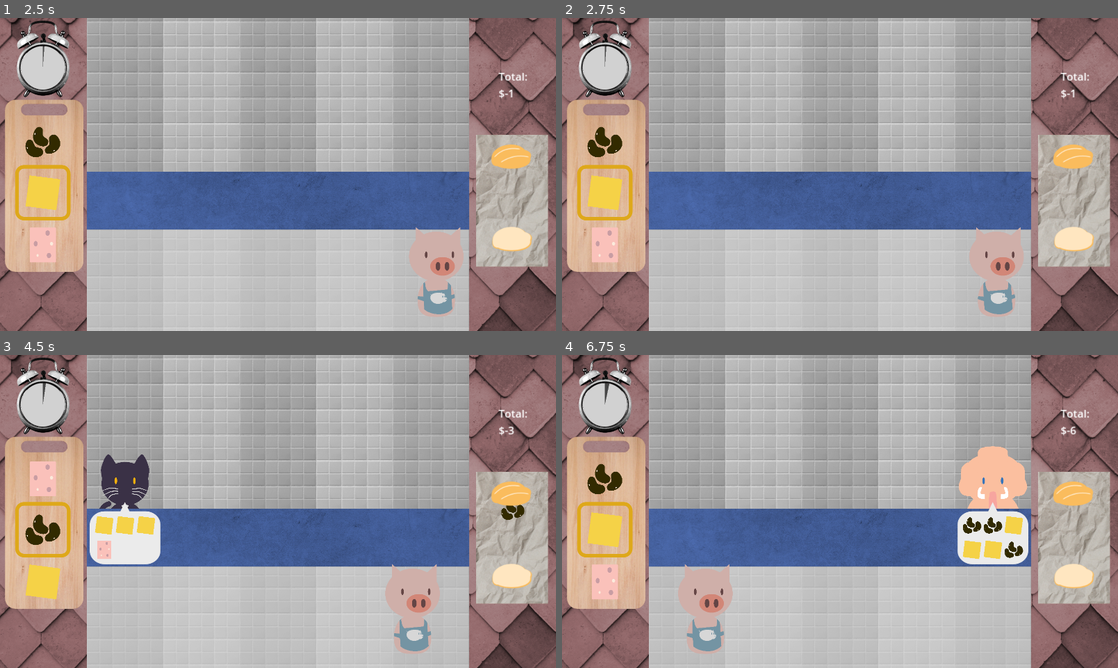
Above: before the commit, frames 1-4 (two rows, left to right).
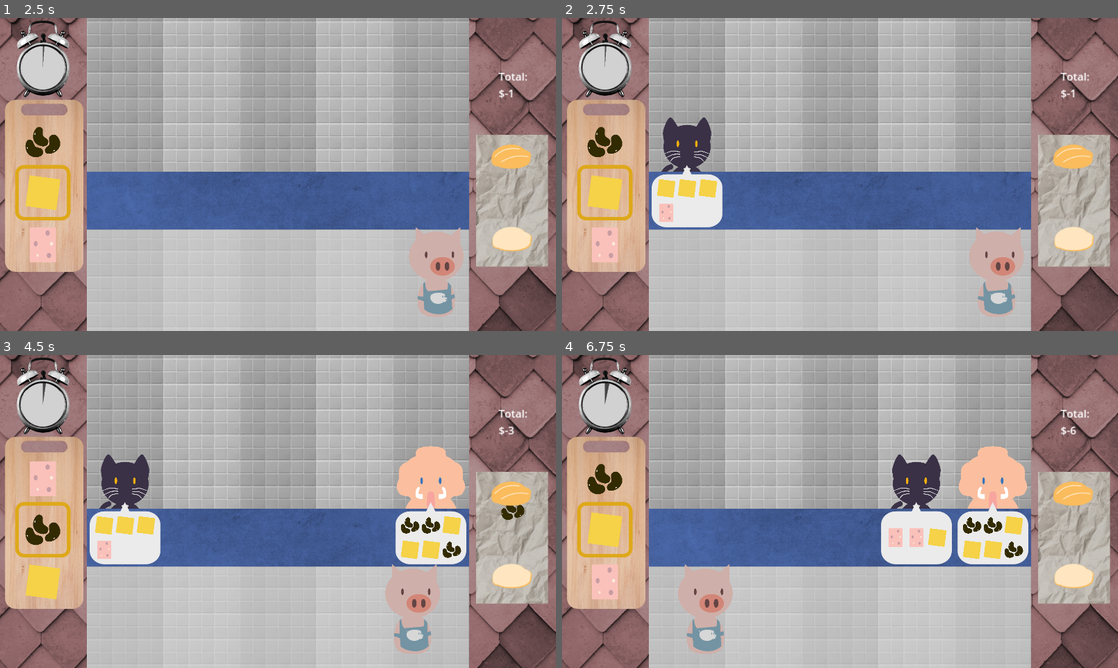
Above: after the commit, the same moments.

Repository: supersweet-dev/dos-de-milanesa
Game: Godot game, scene res://scenes/screens/main_menu.tscn
The game is run twice, just before and just after one commit, with the same random seed, the same clock (stepped at 60 frames per second) and the same inputs.
Inputs:
- Up to frame 1 (2.5 s): click "ABRIR EL CHANGARRO" at 0.5 s; tap Enter at 1.25 s; hold Right (move_right) 1.28-2.03 s; tap Space (ingredients_add) at 1.35 s; hold S (ingredients_down) from 2.03 s (still down); tap Up (serve_order) at 2.1 s
- Up to frame 2 (2.75 s): keep holding S (ingredients_down)
- Up to frame 3 (4.5 s): release S (ingredients_down) at 2.78 s; hold Right (move_right) 2.78-3.53 s; tap Space (ingredients_add) at 2.85, 3.5, 4.35 s; hold W (ingredients_up) 3.53-4.28 s; tap Up (serve_order) at 3.6 s; tap Enter at 4.25 s; hold Left (move_left) from 4.28 s (still down)
- Up to frame 4 (6.75 s): tap Up (serve_order) at 5.1, 6.6 s; tap Space (ingredients_add) at 5.75, 5.85 s; release Left (move_left) at 5.78 s; hold S (ingredients_down) 5.78-6.53 s; tap Enter at 6.5 s; hold Right (move_right) from 6.53 s (still down)

Frame 1 is identical in both runs. In frame 2, 3.3% of the frame differs, in the area x 16-29%, y 31-67%; in frame 3, 4.0%, in the area x 71-84%, y 29-67%; in frame 4, 3.3%.

Commit message:
Spawn intervals

Diff:
--- a/scripts/globals.gd
+++ b/scripts/globals.gd
@@ -4,6 +4,8 @@
 @export var LANE_TOTAL: int = 5
 @export var CLIENT_SPAWN_AREA_Y: int = 620
 @export var MAX_CLIENTS_PER_LANE: int = 3
+@export var SPAWN_INTERVAL: int = 8
+@export var SPAWN_VARIATION: int = 2
 @export var TIME_LIMIT: int = 180
 @export var MAX_SPEED: float = 1400.0
 @export var ACCEL: float = 6000.0
--- a/scripts/queue-system.gd
+++ b/scripts/queue-system.gd
@@ -203,10 +203,24 @@
 		queue.append(client)
 		_update_order_display(lane)
 
-	# Schedule next spawn
-	await get_tree().create_timer(randf_range(1, 4)).timeout
+	# Calculate next spawn time based on game progress
+	var time_remaining_ratio = game_timer.time_left / TIME_LIMIT
+	var spawn_interval: float
+	var spawn_variation: float
+
+	if time_remaining_ratio <= TIME_LIMIT * 0.25:
+		spawn_interval = Globals.SPAWN_INTERVAL * 0.25
+		spawn_variation = Globals.SPAWN_VARIATION * 0.25
+	elif time_remaining_ratio <= TIME_LIMIT * 0.5:
+		spawn_interval = Globals.SPAWN_INTERVAL * 0.5
+		spawn_variation = Globals.SPAWN_VARIATION * 0.5
+	else:
+		spawn_interval = Globals.SPAWN_INTERVAL
+		spawn_variation = Globals.SPAWN_VARIATION
+
+	# Schedule next spawn with random variation
+	await get_tree().create_timer(randf_range(spawn_interval - spawn_variation, spawn_interval + spawn_variation)).timeout
 	_spawn_client()
-
 # Modified to handle dismissing any client from any position in the queue
 func dismiss_client_from_lane(lane: int, index: int):
 	var queue = queues[lane]
